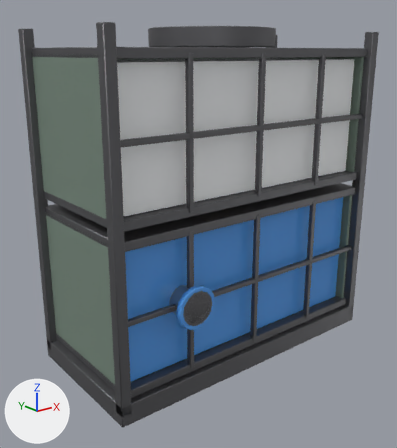
A saved change to the FBX model Art/feCondenser/feCondenser.fbx.
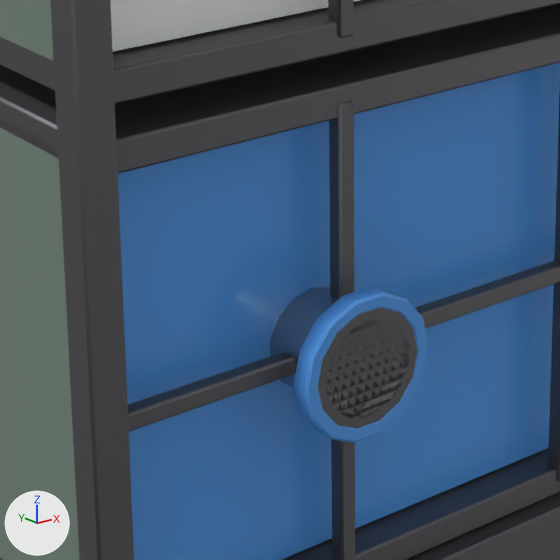
Old and new are each drawn whole from a 50 mm camera at (-2.13, -2.54, 1.82) aimed at (-0.09, 0.01, 0.81) and again close up on the part from 23% to 64% of the width and 45% to 81% of the height. The lights are fixed; the arrows at lower left show +X, +Y and +Z. The older version's two pictures come first. Where no turn or scale is listed for an object, it has been applied to the vertices.

In view in the first close-up: 'FeLevelGas', 'FeLevelLiquid', 'feCondenser_Base'.
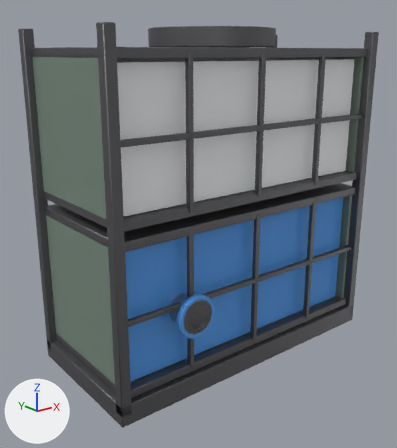
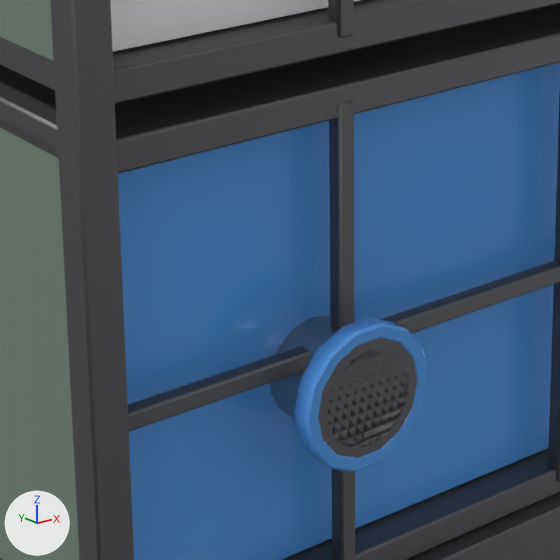
The change in detail:
me_fecondenser_base_002 has 2376 vertices, 2368 faces and spans x -0.95..0.95, y 0.0..1.95, z -0.5..0.5.
me_fecondenser_base_002 is used by ob_fecondenser_base; location (0.0, 0.0, 0.0); rotation (1.571, 0.0, 0.0), in degrees (90, 0, 0).
me_fecondenser_base_002 part 1: the loose piece of 112 vertices spanning x -0.62..-0.38, y 0.43..0.67, z 0.47..0.5 is moved by (0.0, -0.05, 0.0).
me_fecondenser_base_002 part 2: the loose piece of 56 vertices spanning x -0.58..-0.42, y 0.47..0.63, z 0.26..0.5 is moved by (0.0, -0.05, 0.0).
me_fecondenser_base_002 part 3: the loose piece of 56 vertices spanning x -0.61..-0.39, y 0.44..0.67, z 0.47..0.5 is moved by (0.0, -0.05, 0.0).

Where the change shows, as pixel boxes [x1, y1, x2, y2] in the close-ups (560 x 560 px; the box of a moved part takes in the faces that stretch with it):
part 1 of me_fecondenser_base_002, moved or reshaped
    before: [294, 287, 429, 443]
    after: [294, 317, 428, 472]
part 2 of me_fecondenser_base_002, moved or reshaped
    before: [270, 287, 409, 418]
    after: [270, 316, 409, 448]
part 3 of me_fecondenser_base_002, moved or reshaped
    before: [318, 308, 418, 429]
    after: [318, 338, 417, 458]
